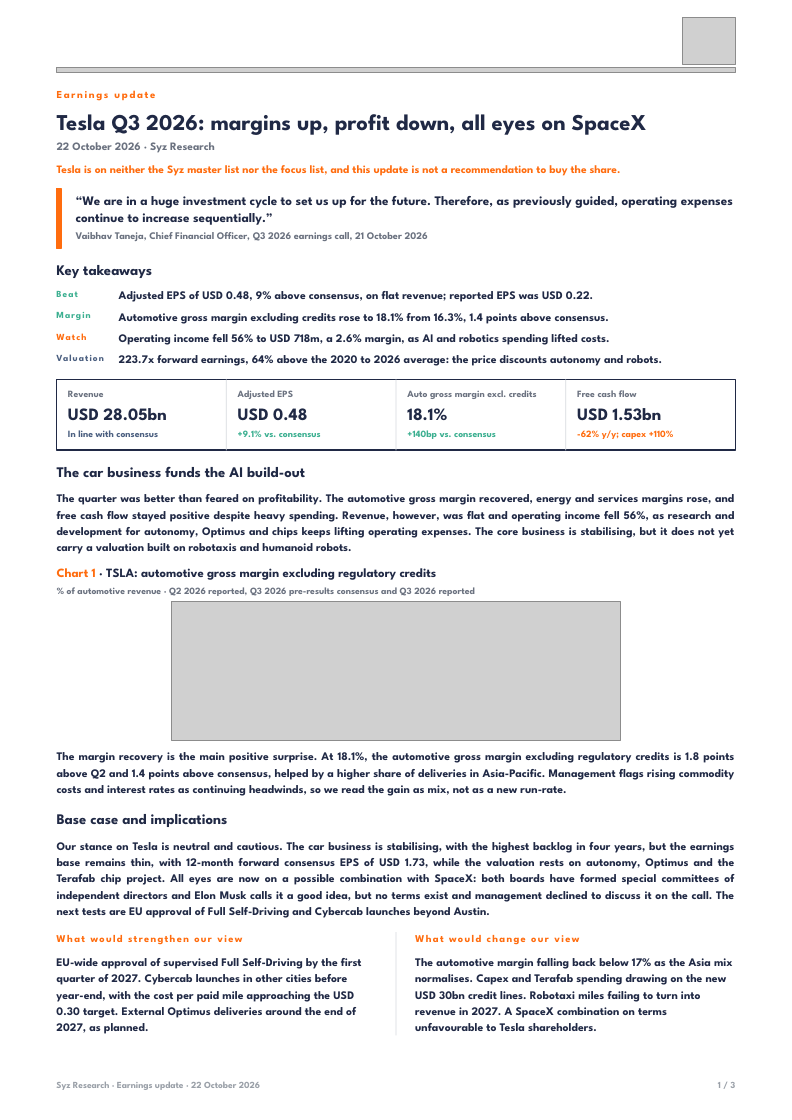
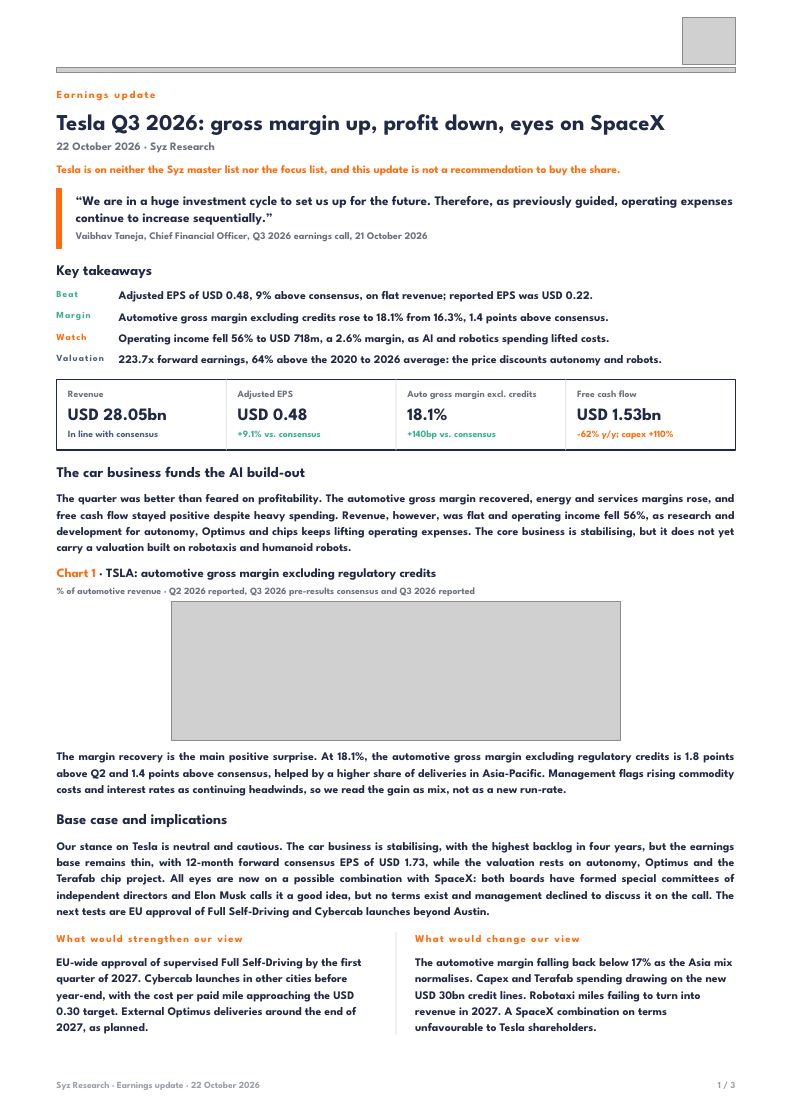
Before and after one commit to jb-db05/adhoc_Equity, a slide deck: slide 1 of notes/2026-10-21-tesla-q3-results/syz-earnings/out/Earnings_Update_TSLA_Q32026.pptx. Drawn at 792x1120 pixels with LibreOffice and Linux fonts; fonts in the diff are those of the drawing; grey boxes stand for pictures. Boxes give left, top, right and bottom in pixels: in the first picture for what was removed or moved away, otherwise in the second. Text is boxed around its words. In the diff, an @@ line names an element or a change of style, - is before the commit and + after.

```diff
--- a/notes/2026-10-21-tesla-q3-results/syz-earnings/out/Earnings_Update_TSLA_Q32026.pptx
+++ b/notes/2026-10-21-tesla-q3-results/syz-earnings/out/Earnings_Update_TSLA_Q32026.pptx
@@ text at <box>57,114,665,135</box>: text changed @@
-Tesla Q3 2026: margins up, profit down, all eyes on SpaceX
+Tesla Q3 2026: gross margin up, profit down, eyes on SpaceX
```
Also in this commit, not shown: 3 other files.
